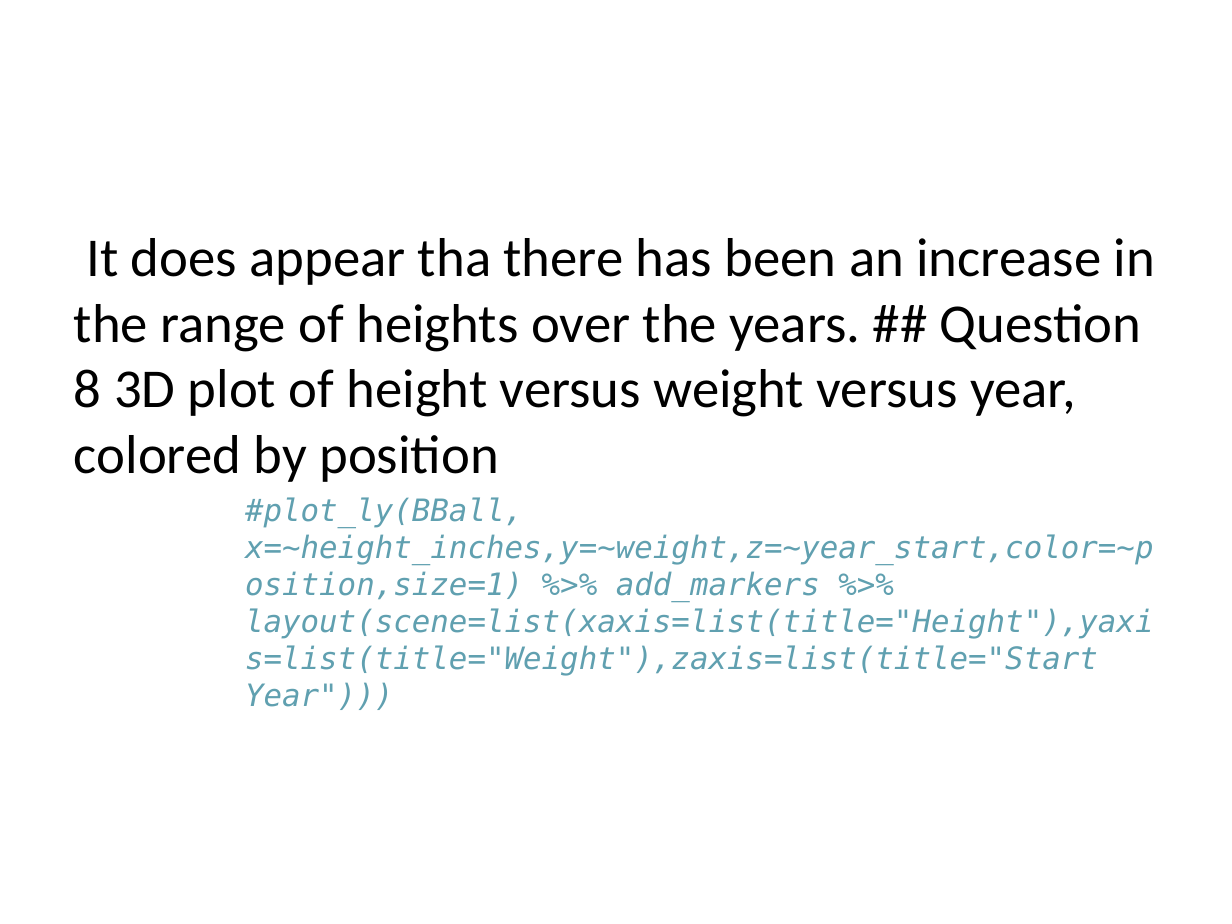
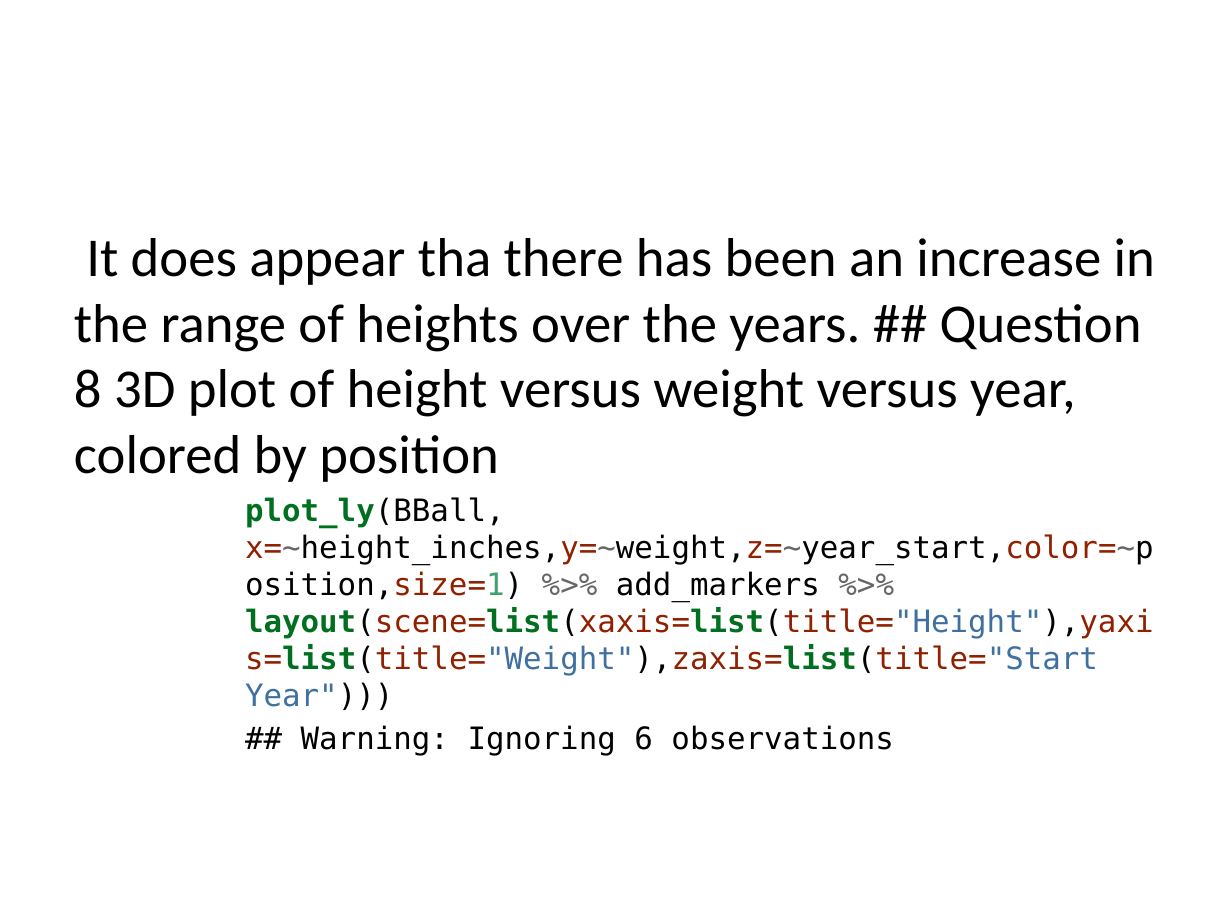
Before and after one commit to rmpalmer/MDS-6306-Doing-Data-Science-Fall-2019, a slide deck: slide 23 of Unit 2/Richard_Palmer_LiveSession_2.pptx. Drawn at 1232x924 pixels with LibreOffice and Linux fonts; fonts in the diff are those of the drawing. Boxes give left, top, right and bottom in pixels: in the first picture for what was removed or moved away, otherwise in the second. Text is boxed around its words. In the diff, an @@ line names an element or a change of style, - is before the commit and + after.

```diff
--- a/Unit 2/Richard_Palmer_LiveSession_2.pptx
+++ b/Unit 2/Richard_Palmer_LiveSession_2.pptx
@@ text at (245,497,1154,756): text changed; text colour #60A0B0 to #000000; italic off @@
-#plot_ly(BBall, x=~height_inches,y=~weight,z=~year_start,color=~position,size=1) %>% add_markers %>% layout(scene=list(xaxis=list(title="Height"),yaxis=list(title="Weight"),zaxis=list(title="Start Year")))
+plot_ly(BBall, x=~height_inches,y=~weight,z=~year_start,color=~position,size=1) %>% add_markers %>% layout(scene=list(xaxis=list(title="Height"),yaxis=list(title="Weight"),zaxis=list(title="Start Year")))
+## Warning: Ignoring 6 observations
```
Also in this commit, not shown: 1 other slide changed, 1 other file.
